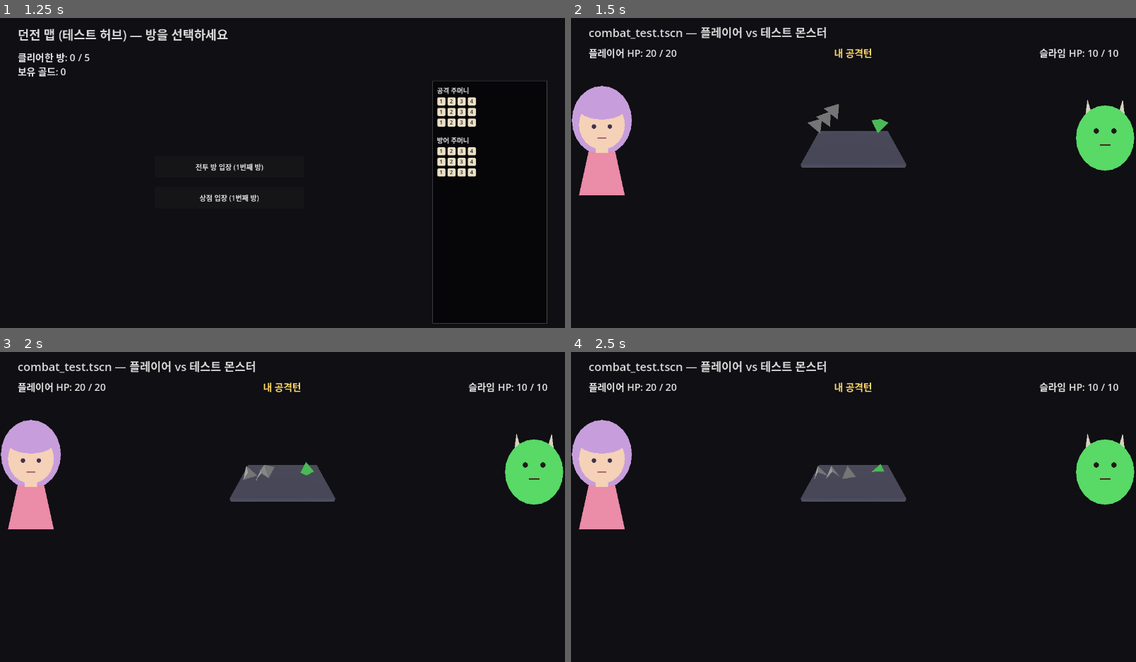
Above: before the commit, frames 1-4 (two rows, left to right).
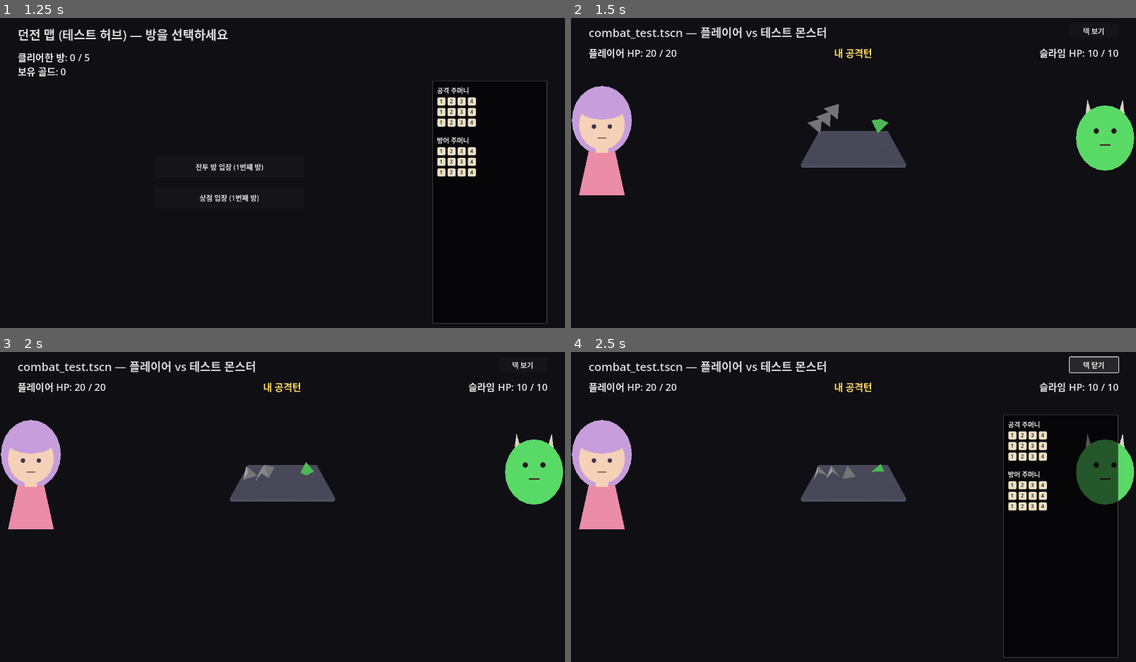
Above: after the commit, the same moments.

Repository: YGseok/ProjectD
Game: Godot game, scene res://code/scenes/character_select.tscn
Same seed, same stepped clock (60 frames per second), same inputs: the game is played once before the commit and once after it.
Inputs (mouse positions are in pixels of both pictures, inside the frame that each line leads up to):
- Up to frame 1 (1.25 s): click "던전 시작" at 0.5 s
- Up to frame 2 (1.5 s): click "전투 방 입장 (1번째 방)" at 1.25 s
- Up to frame 3 (2 s): no input
- Up to frame 4 (2.5 s): click (1096, 364) at 2 s, where only the run after the commit has a clickable "덱 보기"

Frame 1 is identical in both runs. In frame 2, less than 0.1% of the frame differs, in the area x 90-95%, y 3-6%; in frame 3, less than 0.1%; in frame 4, 3.1%, in the area x 76-97%, y 1-99%.

Commit message:
feat: 전투 화면에 "덱 보기" 토글 버튼으로 공격/방어 덱 패널 추가
combat_test.tscn은 다이스 뷰포트/초상화/로그로 화면이 이미 꽉 차 있어
다른 4개 화면(던전맵/상점/특수이벤트/스토리이벤트)처럼 DeckPanel을
상시 표시할 자리가 없었다. 대신 우측 상단 토글 버튼으로 여닫는
오버레이 방식으로 기존 deck_panel.gd를 재사용해, INBOX.md의 "전투
중에도 덱을 보고 싶다" 요청을 충족했다.

Co-Authored-By: Claude Sonnet 5 <noreply@anthropic.com>

Diff:
--- a/code/scenes/combat_test.gd
+++ b/code/scenes/combat_test.gd
@@ -73,6 +73,8 @@
 @onready var next_button: Button = $NextButton
 @onready var player_portrait: CharacterPortraitPlaceholder = $PlayerPortrait
 @onready var monster_portrait: MonsterPortraitPlaceholder = $MonsterPortrait
+@onready var deck_toggle_button: Button = $DeckToggleButton
+@onready var deck_panel: DeckPanel = $DeckPanel
 
 var player_hp := 20
 const PLAYER_MAX_HP := 20
@@ -150,8 +152,19 @@
 	monster_portrait.set_body_color(monster_color if monster_color.a > 0 else Color(0.5, 0.5, 0.5))
 
 	next_button.pressed.connect(_on_next_button_pressed)
+	deck_toggle_button.pressed.connect(_on_deck_toggle_pressed)
 	_update_labels()
 	_run_battle()
+
+
+## INBOX.md 피드백(2026-09-03) "내 공격 덱과 방어 덱이 ... 항상 떠있으면 좋겠다
+## (전투 중에도)"의 "전투 중에도" 부분. combat_test는 다이스 뷰포트/초상화/로그로
+## 화면이 이미 꽉 차 있어 dungeon_map 등처럼 상시 표시 패널을 놓을 자리가 없어서,
+## 대신 버튼으로 여닫는 오버레이로 구현한다 (STATUS.md 큐 0번 "접이식/토글 버튼"
+## 대안 채택).
+func _on_deck_toggle_pressed() -> void:
+	deck_panel.visible = not deck_panel.visible
+	deck_toggle_button.text = "덱 닫기" if deck_panel.visible else "덱 보기"
 
 
 func _run_battle() -> void:
--- a/code/scenes/combat_test.tscn
+++ b/code/scenes/combat_test.tscn
@@ -3,6 +3,7 @@
 [ext_resource type="Script" path="res://code/scenes/combat_test.gd" id="1_script"]
 [ext_resource type="Script" path="res://code/scenes/character_portrait_placeholder.gd" id="2_player_portrait"]
 [ext_resource type="Script" path="res://code/scenes/monster_portrait_placeholder.gd" id="3_monster_portrait"]
+[ext_resource type="Script" path="res://code/scenes/deck_panel.gd" id="4_deck_panel"]
 
 [sub_resource type="LabelSettings" id="LabelSettings_title"]
 font_size = 26
@@ -139,6 +140,21 @@
 
 [node name="DiceRoot" type="Node3D" parent="DiceViewportContainer/DiceViewport"]
 
+[node name="DeckToggleButton" type="Button" parent="."]
+offset_left = 1130.0
+offset_top = 20.0
+offset_right = 1240.0
+offset_bottom = 54.0
+text = "덱 보기"
+
+[node name="DeckPanel" type="PanelContainer" parent="."]
+visible = false
+offset_left = 980.0
+offset_top = 150.0
+offset_right = 1240.0
+offset_bottom = 700.0
+script = ExtResource("4_deck_panel")
+
 [node name="NextButton" type="Button" parent="."]
 visible = false
 offset_left = 540.0
Not shown, changed: docs/STATUS.md
Not shown, changed: docs/feedback/INBOX.md
